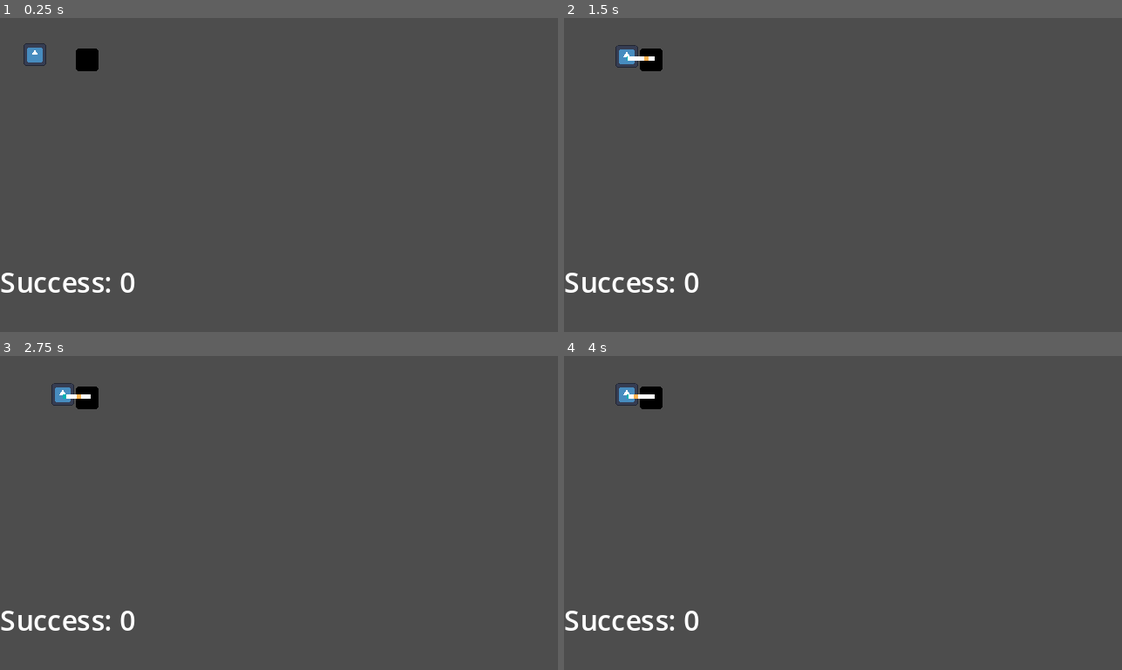
Above: before the commit, frames 1-4 (two rows, left to right).
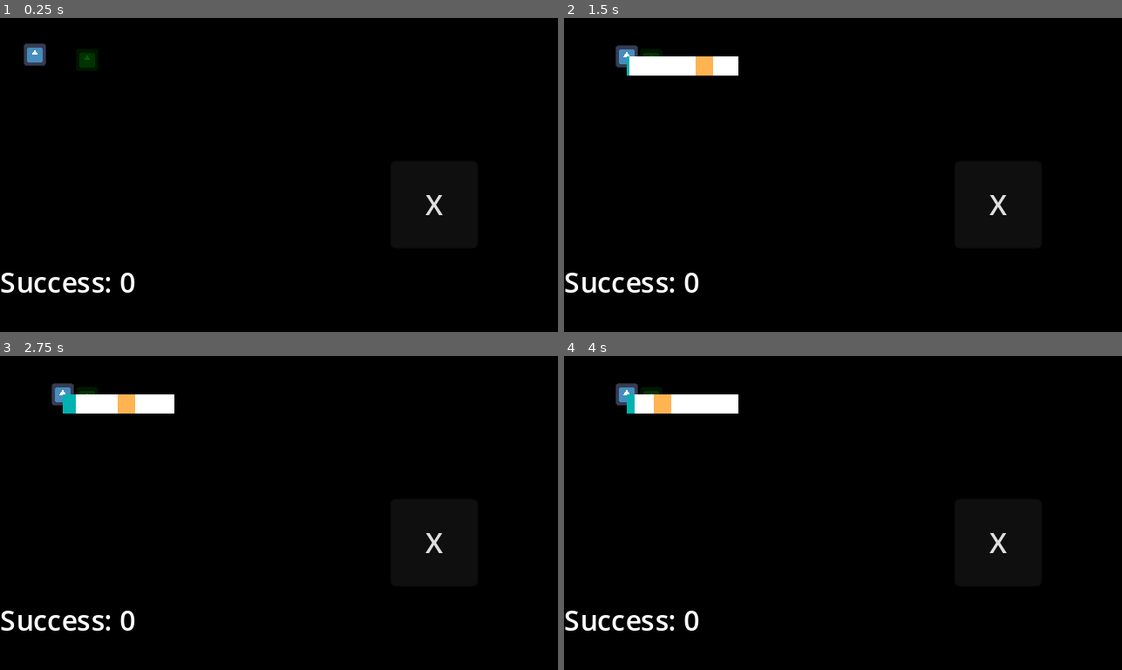
Above: after the commit, the same moments.

Repository: randomnewb/monster-rancher
Game: Godot game, scene res://World/world.tscn
Two runs of this game, one before a commit and one after it. Both use one fixed random seed, a clock stepped at 60 frames per second and the inputs below. The engine's default icon, where the game draws it, is replaced by a stand-in: a white triangle on a blue panel in a dark square.
Inputs (mouse positions are in pixels of both pictures, inside the frame that each line leads up to):
- Up to frame 1 (0.25 s): no input
- Up to frame 2 (1.5 s): click (999, 203) at 0.5 s, where only the run after the commit has a clickable "X"; tap Enter (ui_accept) at 1.25 s; move the mouse to (965, 159) at 1.27 s; hold Right (move_right) from 1.28 s (still down); hold Enter (ui_accept) from 1.28 s (still down)
- Up to frame 3 (2.75 s): move the mouse to (167, 528) at 2.02 s; release Right (move_right) at 2.03 s; release Enter (ui_accept) at 2.03 s; hold Down (move_down) from 2.03 s (still down); click (167, 528) at 2.1 s; tap Enter (ui_accept) at 2.27, 2.3, 2.57 s
- Up to frame 4 (4 s): move the mouse to (898, 443) at 2.77 s; release Down (move_down) at 2.78 s; hold Right (move_right) 2.78-3.53 s; hold Enter (ui_accept) 2.78-3.53 s; move the mouse to (815, 575) at 3.52 s; hold Up (move_up) from 3.53 s (still down); click (815, 575) at 3.6 s; tap Enter (ui_accept) at 3.77, 3.8 s

The runs differ from the first frame. In frame 1, 99% of the frame differs, in the area x 0-100%, y 0-100%; in frame 2, 99%; in frame 3, 99%; in frame 4, 99%.

Commit message:
added button to listen for "ui_accept"

Diff:
--- a/Environment/interactable.tscn
+++ b/Environment/interactable.tscn
@@ -6,7 +6,7 @@
 size = Vector2(14, 14)
 
 [node name="Interactable" type="StaticBody2D"]
-modulate = Color(0, 0, 0, 1)
+modulate = Color(0, 0.364706, 0, 1)
 
 [node name="Sprite2D" type="Sprite2D" parent="."]
 scale = Vector2(0.1, 0.1)
--- a/Player.gd
+++ b/Player.gd
@@ -44,12 +44,13 @@
 		var control_progress_scene = CONTROL_PROGRESS_SCENE.instantiate();
 		var world = get_tree().current_scene;
 		world.add_child.call_deferred(control_progress_scene);
-		control_progress_scene.scale.x = 0.05;
-		control_progress_scene.scale.y = 0.1;
+		control_progress_scene.scale.x = 0.2
+		control_progress_scene.scale.y = 0.4
 		control_progress_scene.position = global_position;
+		#other_instance.signal_that_other_instance_is_emitting.connect(to_the_current_object_probably._on_currentObject_name_of_signal)
 		control_progress_scene.mini_game_completed.connect(self._on_player_mini_game_completed);
-#		connect("mini_game_completed", self._on_player_mini_game_completed);
 
 func _on_player_mini_game_completed():
 	interacting = false;
 	mini_game_won.emit();
+	self.set_global_position(Vector2(20,20));
--- a/UI/control_progress.gd
+++ b/UI/control_progress.gd
@@ -17,12 +17,20 @@
 
 @onready var check = roundi(int(progress_value * (default_stop_value / MAX_PROGRESS_VALUE)));
 
+var accept_button_pressed = false;
+
 signal mini_game_completed
 
 func _ready():
 	restart();
 	update_progress_ui();
 	progress_bar.max_value = MAX_PROGRESS_VALUE;
+	#other_instance.signal_that_other_instance_is_emitting.connect(to_the_current_object_probably._on_currentObject_name_of_signal)
+	var world = get_tree().current_scene;
+	world.accept_button_pressed.connect(self._on_accept_button_pressed);
+
+func _on_accept_button_pressed():
+	accept_button_pressed = true;
 
 func update_progress_ui():
 	set_label();
@@ -47,7 +55,8 @@
 	progress_bar.value = progress_value;
 
 func _input(event):
-	if event.is_action_pressed("ui_accept"):
+	if event.is_action_pressed("ui_accept") or accept_button_pressed:
+		accept_button_pressed = false;
 		if progress_timer.is_stopped():
 			progress_timer.start();
 			restart();
--- /dev/null
+++ b/UI/on_screen_controls.tscn
@@ -0,0 +1,16 @@
+[gd_scene format=3 uid="uid://bki40wl2soylc"]
+
+[node name="OnScreenControls" type="Control"]
+layout_mode = 3
+anchors_preset = 15
+anchor_right = 1.0
+anchor_bottom = 1.0
+grow_horizontal = 2
+grow_vertical = 2
+
+[node name="Button" type="Button" parent="."]
+layout_mode = 0
+offset_right = 50.0
+offset_bottom = 50.0
+focus_mode = 0
+text = "X"
--- a/World/world.gd
+++ b/World/world.gd
@@ -1,4 +1,7 @@
 extends Node2D
+
+signal accept_button_pressed;
+
 @onready var success_label = $HUD/SuccessLabel
 @export var success = 0:
 	get:
@@ -9,3 +12,10 @@
 
 func _on_player_mini_game_won():
 	success += 1;
+
+#func _on_button_pressed():
+#	accept_button_pressed.emit();
+
+
+func _on_button_button_down():
+	accept_button_pressed.emit();
--- a/World/world.tscn
+++ b/World/world.tscn
@@ -1,12 +1,18 @@
-[gd_scene load_steps=5 format=3 uid="uid://bcs4u8tdlob7w"]
+[gd_scene load_steps=6 format=3 uid="uid://bcs4u8tdlob7w"]
 
 [ext_resource type="Script" path="res://World/world.gd" id="1_5kft5"]
 [ext_resource type="PackedScene" uid="uid://bhxbvqbewdb1n" path="res://Player/player.tscn" id="1_hvgoq"]
 [ext_resource type="PackedScene" uid="uid://dsouk4ihhgbrk" path="res://Environment/interactable.tscn" id="2_2huc6"]
 [ext_resource type="PackedScene" uid="uid://yh6ycuaaxh26" path="res://UI/hud.tscn" id="4_8ph8d"]
+[ext_resource type="PackedScene" uid="uid://bki40wl2soylc" path="res://UI/on_screen_controls.tscn" id="5_gwkgc"]
 
 [node name="World" type="Node2D"]
 script = ExtResource("1_5kft5")
+
+[node name="ColorRect" type="ColorRect" parent="."]
+offset_right = 320.0
+offset_bottom = 180.0
+color = Color(0, 0, 0, 1)
 
 [node name="Interactable" parent="." instance=ExtResource("2_2huc6")]
 position = Vector2(50, 24)
@@ -18,4 +24,13 @@
 offset_top = 140.0
 offset_bottom = 180.0
 
+[node name="OnScreenControls" parent="." instance=ExtResource("5_gwkgc")]
+offset_left = 224.0
+offset_top = 82.0
+offset_right = 224.0
+offset_bottom = 82.0
+
 [connection signal="mini_game_won" from="Player" to="." method="_on_player_mini_game_won"]
+[connection signal="button_down" from="OnScreenControls/Button" to="." method="_on_button_button_down"]
+
+[editable path="OnScreenControls"]
--- a/project.godot
+++ b/project.godot
@@ -10,7 +10,7 @@
 
 [application]
 
-config/name="monster rancher"
+config/name="Not Monster Rancher"
 run/main_scene="res://World/world.tscn"
 config/features=PackedStringArray("4.1", "GL Compatibility")
 config/icon="res://icon.svg"
Not shown, changed: export_presets.cfg
